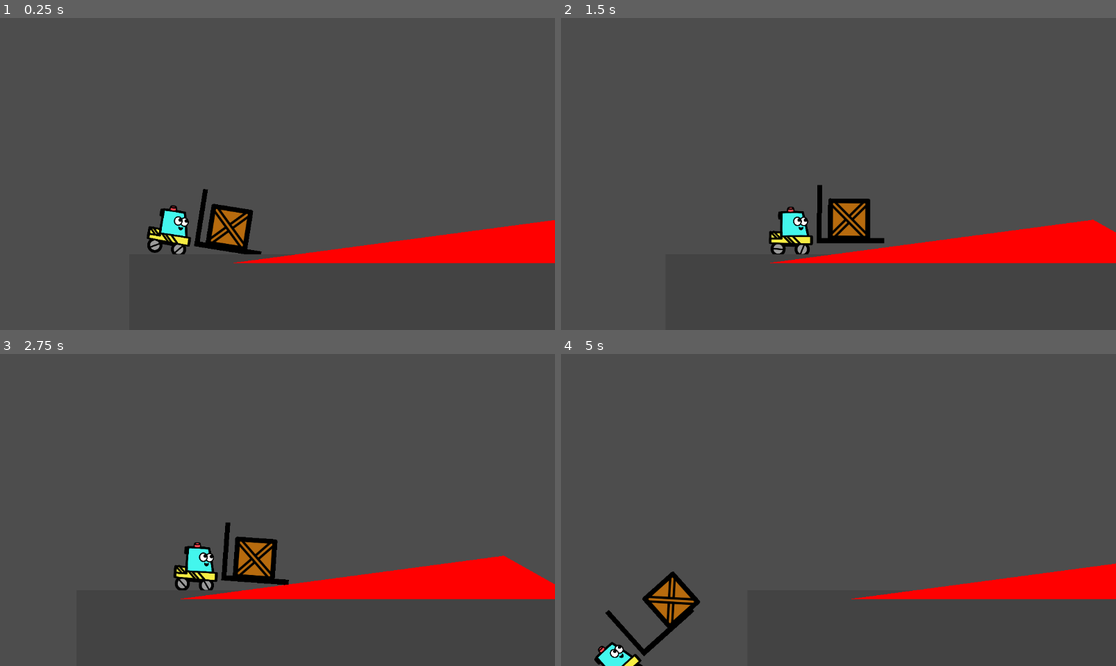
Above: before the commit, frames 1-4 (two rows, left to right).
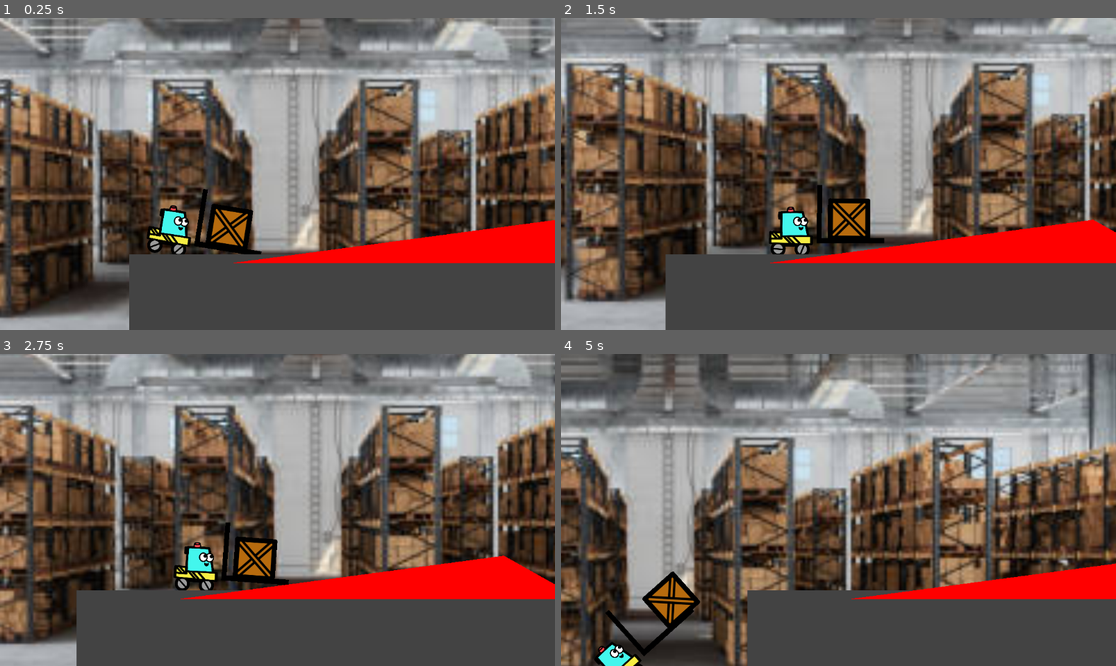
Above: after the commit, the same moments.

Repository: CourtlandCrouchet/OneTrip
Game: Godot game, scene res://Scenes/main.tscn
The game is run twice, just before and just after one commit, with the same random seed, the same clock (stepped at 60 frames per second) and the same inputs.
Inputs:
- Up to frame 1 (0.25 s): no input
- Up to frame 2 (1.5 s): hold Right (move_right) 0.53-1.28 s; hold Left (move_left) from 1.28 s (still down)
- Up to frame 3 (2.75 s): release Left (move_left) at 2.03 s; hold Right (move_right) from 2.03 s (still down)
- Up to frame 4 (5 s): release Right (move_right) at 3.53 s; hold Left (move_left) from 3.53 s (still down)

The runs differ from the first frame. In frame 1, 68% of the frame differs, in the area x 0-100%, y 0-100%; in frame 2, 68%; in frame 3, 67%; in frame 4, 70%.

Commit message:
trying parallax background

Diff:
--- /dev/null
+++ b/Scenes/background.gd
@@ -0,0 +1,7 @@
+extends Node2D
+
+@export var target_node: Node2D = null
+
+func _process(_delta) -> void:
+	if target_node:
+		position = target_node.global_position
--- a/Scenes/main.tscn
+++ b/Scenes/main.tscn
@@ -1,13 +1,22 @@
-[gd_scene load_steps=6 format=3 uid="uid://dnv2fuc6175qd"]
+[gd_scene load_steps=8 format=3 uid="uid://dnv2fuc6175qd"]
 
 [ext_resource type="Script" path="res://Scripts/main.gd" id="1_a4636"]
 [ext_resource type="PackedScene" uid="uid://b0lcnp5xrh7j6" path="res://Scenes/player.tscn" id="2_1okup"]
 [ext_resource type="PackedScene" uid="uid://3i63mmp1u53b" path="res://Scenes/box.tscn" id="3_nybnc"]
 [ext_resource type="PackedScene" uid="uid://dqsnvsllgrjvm" path="res://Scenes/floor.tscn" id="3_pjymg"]
+[ext_resource type="Texture2D" uid="uid://bja71htojt2j2" path="res://Sprites/warehouse.jpg" id="3_t0i2j"]
 [ext_resource type="PackedScene" path="res://Scenes/hill.tscn" id="4_blmfu"]
+[ext_resource type="Script" path="res://Scenes/background.gd" id="4_v7aw6"]
 
 [node name="Main" type="Node2D"]
 script = ExtResource("1_a4636")
+
+[node name="Warehouse" type="Sprite2D" parent="." node_paths=PackedStringArray("target_node")]
+z_index = -1
+position = Vector2(16, -80)
+texture = ExtResource("3_t0i2j")
+script = ExtResource("4_v7aw6")
+target_node = NodePath("../Player/Camera2D")
 
 [node name="MileMarkers" type="Node2D" parent="."]
 
Binary file added: Sprites/warehouse.jpg
Not shown, added: Sprites/warehouse.jpg.import
